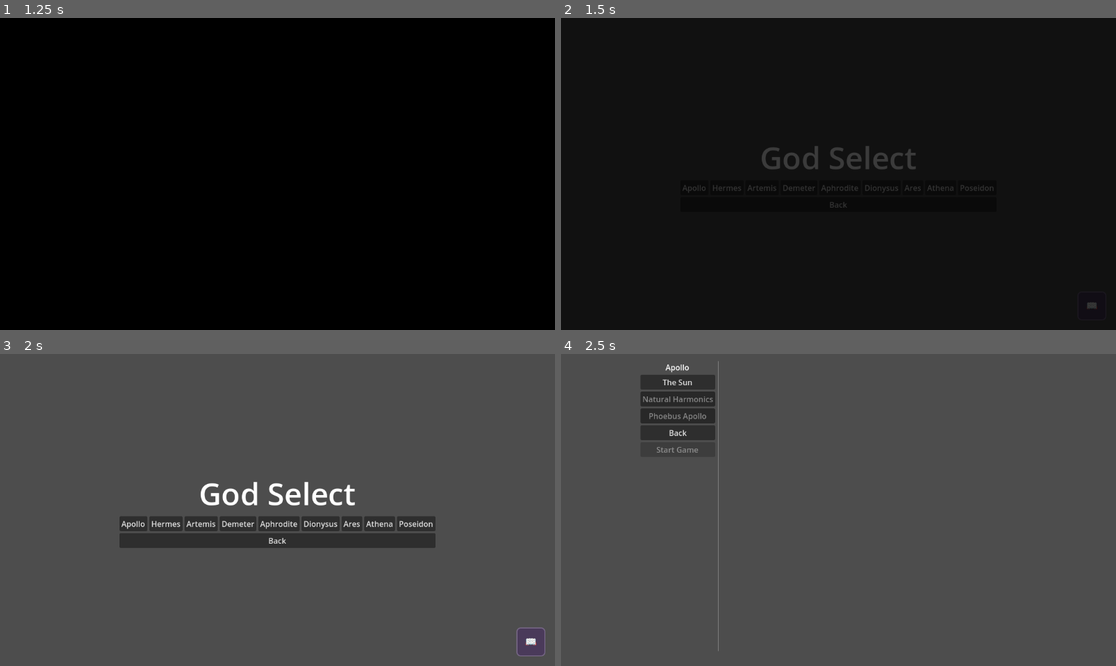
Above: before the commit, frames 1-4 (two rows, left to right).
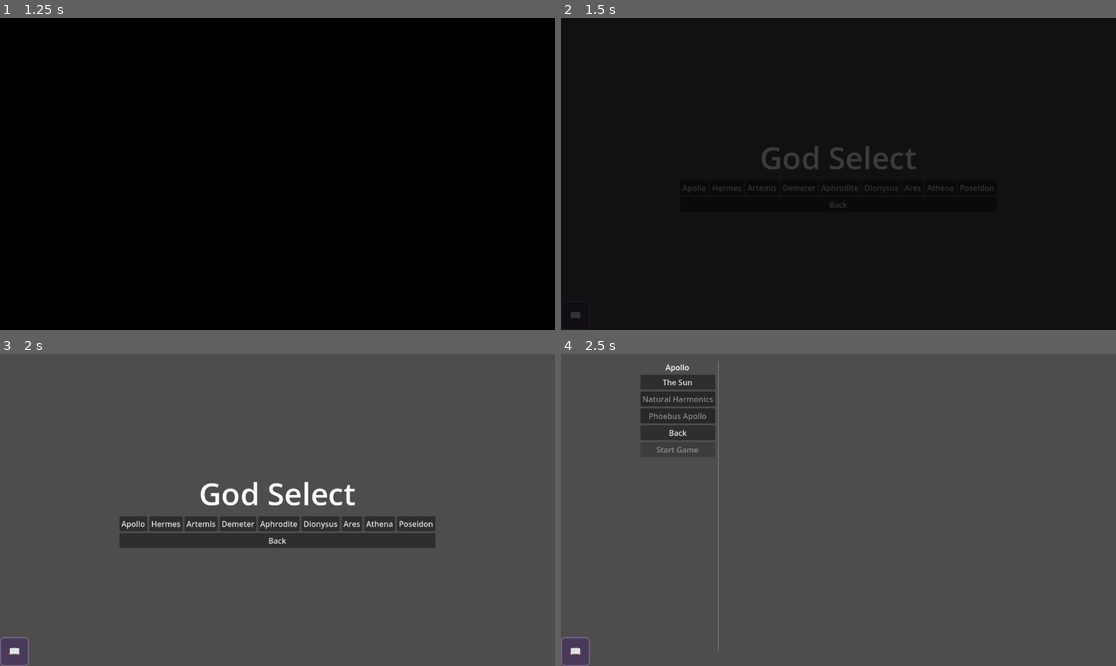
Above: after the commit, the same moments.

Repository: leslieharding/Mnemosyne
Game: Godot game, scene res://Scenes/MainMenu.tscn
The game is run twice, just before and just after one commit, with the same random seed, the same clock (stepped at 60 frames per second) and the same inputs.
Inputs:
- Up to frame 1 (1.25 s): click "New Game" at 0.5 s
- Up to frame 2 (1.5 s): click "New Game" at 1.25 s
- Up to frame 3 (2 s): no input
- Up to frame 4 (2.5 s): click "Apollo" at 2 s

Frame 1 is identical in both runs. In frame 2, less than 0.1% of the frame differs, in the area x 1-97%, y 91-97%; in frame 3, 0.2%, in the area x 0-99%, y 87-100%; in frame 4, 0.1%.

Commit message:
jounral again

Diff:
--- a/Scenes/JournalButton.tscn
+++ b/Scenes/JournalButton.tscn
@@ -4,14 +4,11 @@
 
 [node name="JournalButton" type="Button"]
 custom_minimum_size = Vector2(60, 60)
-anchors_preset = 3
-anchor_left = 1.0
+anchors_preset = 2
 anchor_top = 1.0
-anchor_right = 1.0
 anchor_bottom = 1.0
-offset_left = -8.0
-offset_top = -8.0
-grow_horizontal = 0
+offset_top = -60.0
+offset_right = 60.0
 grow_vertical = 0
 text = "📖"
 script = ExtResource("1_58mg4")
--- a/Scripts/apollo.gd
+++ b/Scripts/apollo.gd
@@ -33,9 +33,18 @@
 
 
 func setup_journal_button():
-	if not journal_button:  # Check if it already exists
+	if not journal_button:
+		# Create a CanvasLayer to ensure it's always on top, especially for Node2D scenes
+		var canvas_layer = CanvasLayer.new()
+		canvas_layer.layer = 10  # High layer value to be on top
+		canvas_layer.name = "JournalLayer"
+		add_child(canvas_layer)
+
+		# Create the journal button
 		journal_button = preload("res://Scenes/JournalButton.tscn").instantiate()
-		add_child(journal_button)
+		canvas_layer.add_child(journal_button)
+
+		print("Apollo: Journal button added with CanvasLayer")
 
 # Set up deck buttons with unlock conditions
 func setup_deck_buttons():
--- a/Scripts/apollo_game.gd
+++ b/Scripts/apollo_game.gd
@@ -78,9 +78,18 @@
 	start_game()
 
 func setup_journal_button():
-	if not journal_button:  # Check if it already exists
+	if not journal_button:
+		# Create a CanvasLayer to ensure it's always on top, especially for Node2D scenes
+		var canvas_layer = CanvasLayer.new()
+		canvas_layer.layer = 10  # High layer value to be on top
+		canvas_layer.name = "JournalLayer"
+		add_child(canvas_layer)
+
+		# Create the journal button
 		journal_button = preload("res://Scenes/JournalButton.tscn").instantiate()
-		add_child(journal_button)
+		canvas_layer.add_child(journal_button)
+
+		print("Apollo Game: Journal button added with CanvasLayer")
 
 
 # Set up the game managers
--- a/Scripts/journal_button.gd
+++ b/Scripts/journal_button.gd
@@ -14,7 +14,7 @@
 var notification_tween: Tween
 
 func _ready():
-	# Set up button appearance
+	# Set up button appearance first
 	setup_button_style()
 
 	# Connect signals
@@ -31,12 +31,9 @@
 		memory_manager.new_memory_formed.connect(_on_new_memory_formed)
 		memory_manager.memory_level_increased.connect(_on_memory_level_increased)
 
-	# Position in bottom-right corner
-	set_anchors_and_offsets_preset(Control.PRESET_BOTTOM_RIGHT)
-	offset_left = -80
-	offset_top = -80
-	offset_right = -20
-	offset_bottom = -20
+
+
+	print("Journal button ready - Position: ", position, " Size: ", size, " Visible: ", visible)
 
 func setup_button_style():
 	# Set button properties
--- a/Scripts/run_map.gd
+++ b/Scripts/run_map.gd
@@ -46,9 +46,18 @@
 	setup_journal_button()
 
 func setup_journal_button():
-	if not journal_button:  # Check if it already exists
+	if not journal_button:
+		# Create a CanvasLayer to ensure it's always on top, especially for Node2D scenes
+		var canvas_layer = CanvasLayer.new()
+		canvas_layer.layer = 10  # High layer value to be on top
+		canvas_layer.name = "JournalLayer"
+		add_child(canvas_layer)
+
+		# Create the journal button
 		journal_button = preload("res://Scenes/JournalButton.tscn").instantiate()
-		add_child(journal_button)
+		canvas_layer.add_child(journal_button)
+
+		print("Run Map: Journal button added with CanvasLayer")
 
 
 # Get parameters passed from the deck selection scene
